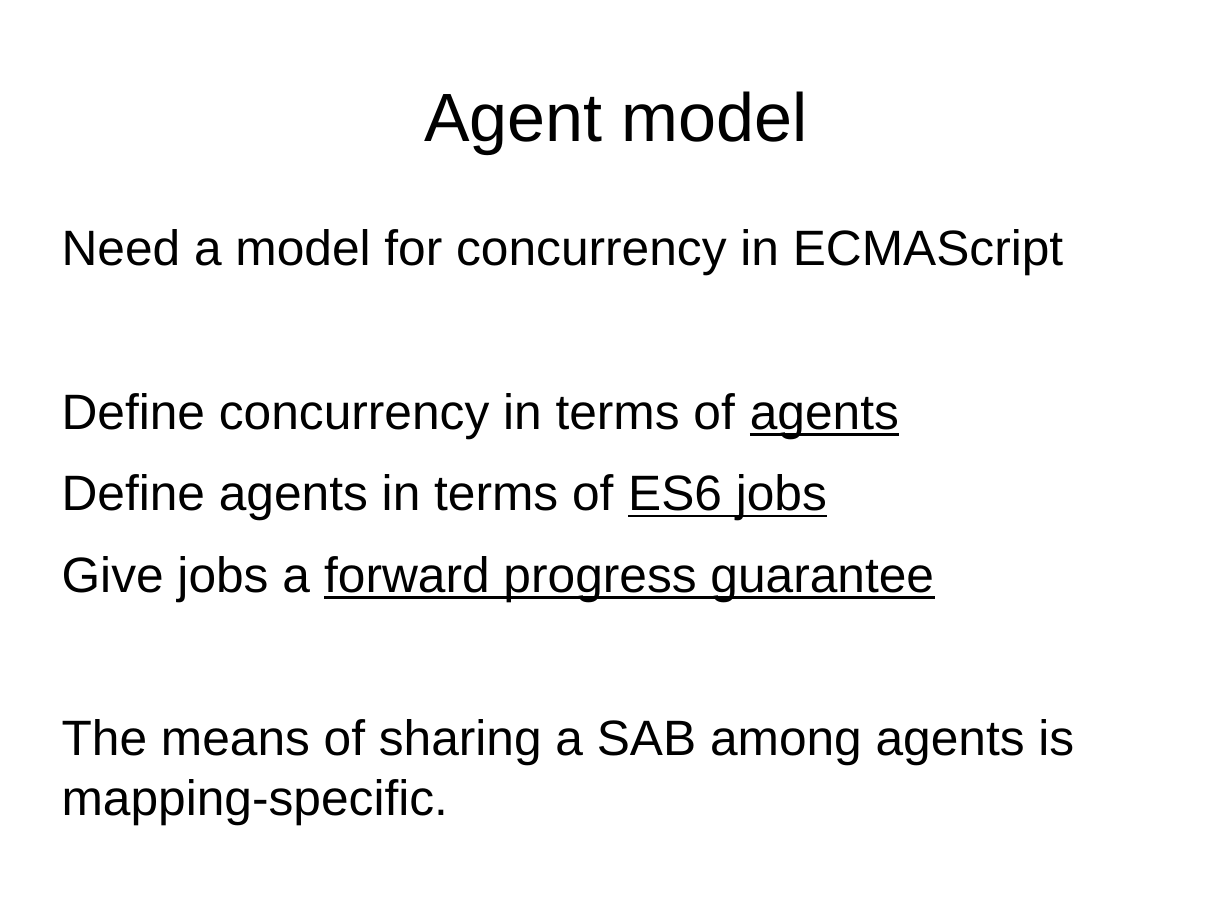
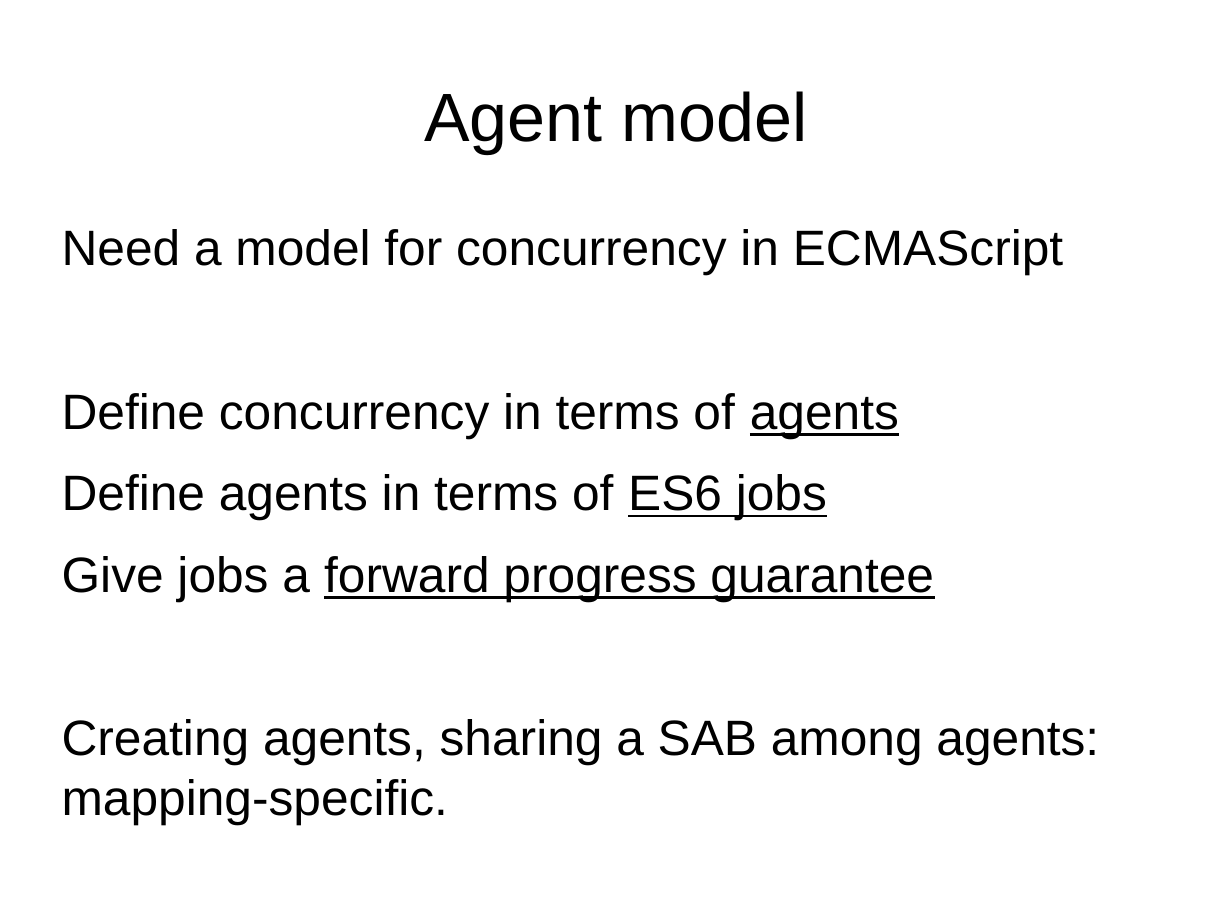
Before and after one commit to tc39/proposal-ecmascript-sharedmem, a slide deck: slide 12 of tc39/presentation-sept-2015.odp. Drawn at 1232x924 pixels with LibreOffice and Linux fonts; fonts in the diff are those of the drawing. Boxes give left, top, right and bottom in pixels: in the first picture for what was removed or moved away, otherwise in the second. Text is boxed around its words. In the diff, an @@ line names an element or a change of style, - is before the commit and + after.

```diff
--- a/tc39/presentation-sept-2015.odp
+++ b/tc39/presentation-sept-2015.odp
@@ text at box(62, 719, 1099, 824): text changed @@
-The means of sharing a SAB among agents is mapping-specific.
+Creating agents, sharing a SAB among agents: mapping-specific.
```
Also in this commit, not shown: 8 other slides changed, 1 slide added.
